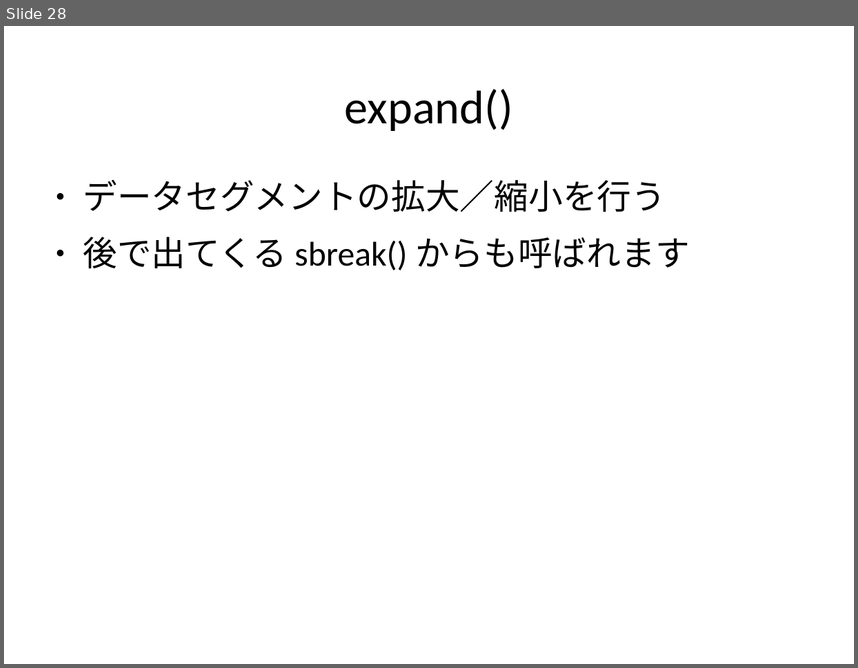
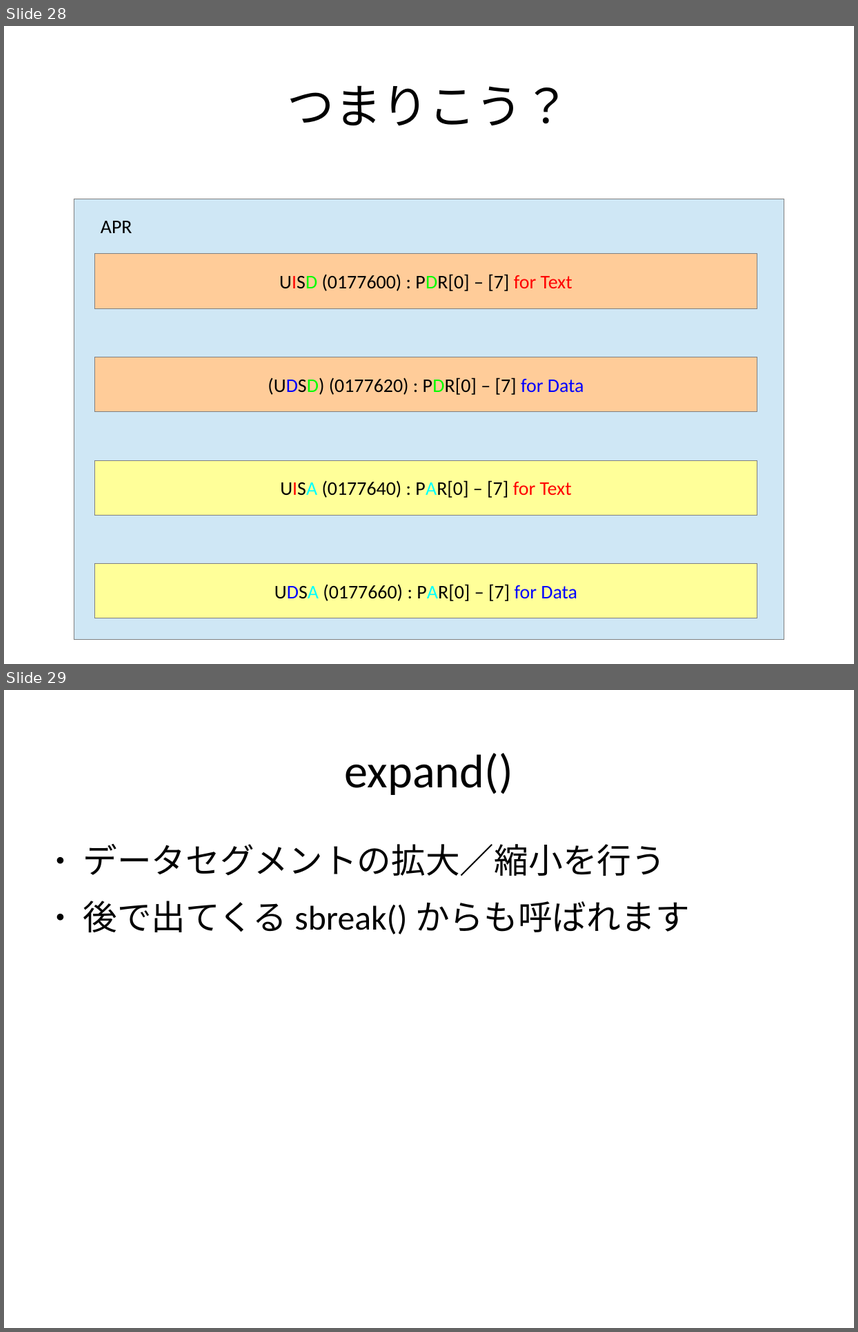
Before and after one commit to andromedroid/ame, a slide deck: doc/unix_v6/process_matome.odp. Shown one above the other, each under a label of ours: slide 28 before the commit, slides 28 and 29 after it. The pictures are 858x668 and 858x1332 pixels, drawn with LibreOffice and Linux fonts; fonts in the diff are those of the drawing. Boxes give left, top, right and bottom in pixels: in the first picture for what was removed or moved away, otherwise in the second. Text is boxed around its words. In the diff, an @@ line names an element or a change of style, - is before the commit and + after.

```diff
--- a/doc/unix_v6/process_matome.odp
+++ b/doc/unix_v6/process_matome.odp
@@ slide 28 added at box(4, 26, 854, 664), background #FFFFFF @@
@@ title added at box(288, 85, 570, 126), 44 pt, text #000000 @@
+つまりこう？
@@ rectangle added at box(74, 198, 784, 639), fill #CFE7F5, outline #808080 0 pt @@
@@ text added at box(101, 221, 132, 233), 18 pt, text #000000 @@
+APR
@@ rectangle added at box(95, 254, 757, 308), fill #FFCC99, outline #808080 0 pt, 18 pt, text #000000 @@
+UISD (0177600) : PDR[0] – [7] for Text
@@ rectangle added at box(95, 357, 757, 412), fill #FFCC99, outline #808080 0 pt, 18 pt, text #000000 @@
+(UDSD) (0177620) : PDR[0] – [7] for Data
@@ rectangle added at box(95, 460, 757, 515), fill #FFFF99, outline #808080 0 pt, 18 pt, text #000000 @@
+UISA (0177640) : PAR[0] – [7] for Text
@@ rectangle added at box(95, 564, 757, 619), fill #FFFF99, outline #808080 0 pt, 18 pt, text #000000 @@
+UDSA (0177660) : PAR[0] – [7] for Data
@@ what was slide 28 is now slide 29 @@
```
Also in this commit, not shown: 3 slides changed, 6 other slides added, 2 slides removed.
